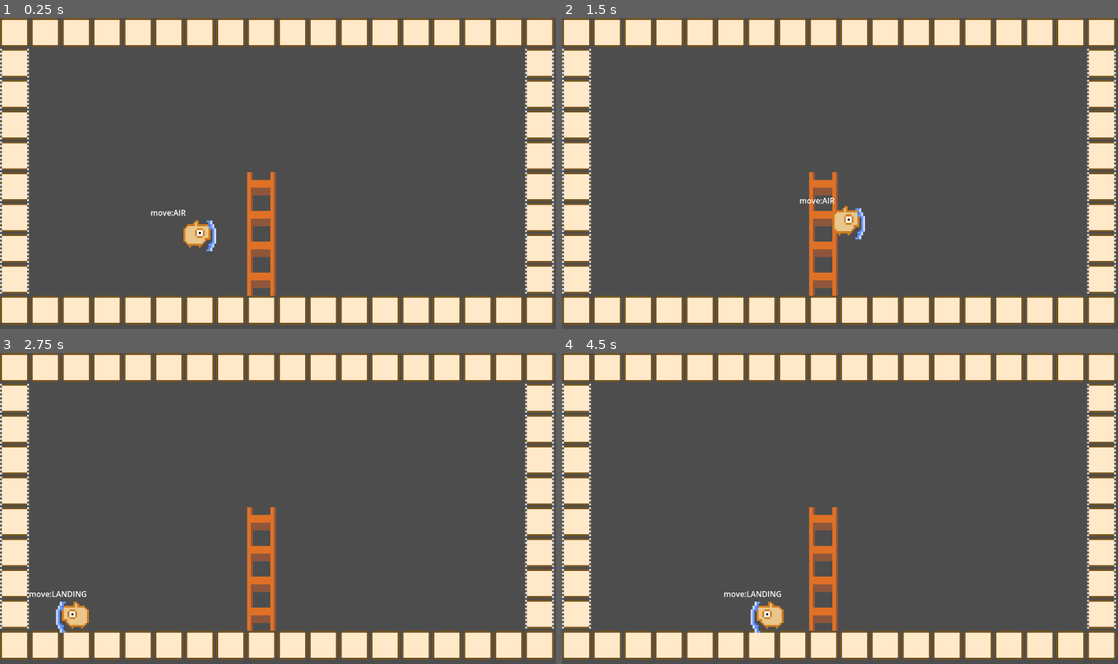
Above: before the commit, frames 1-4 (two rows, left to right).
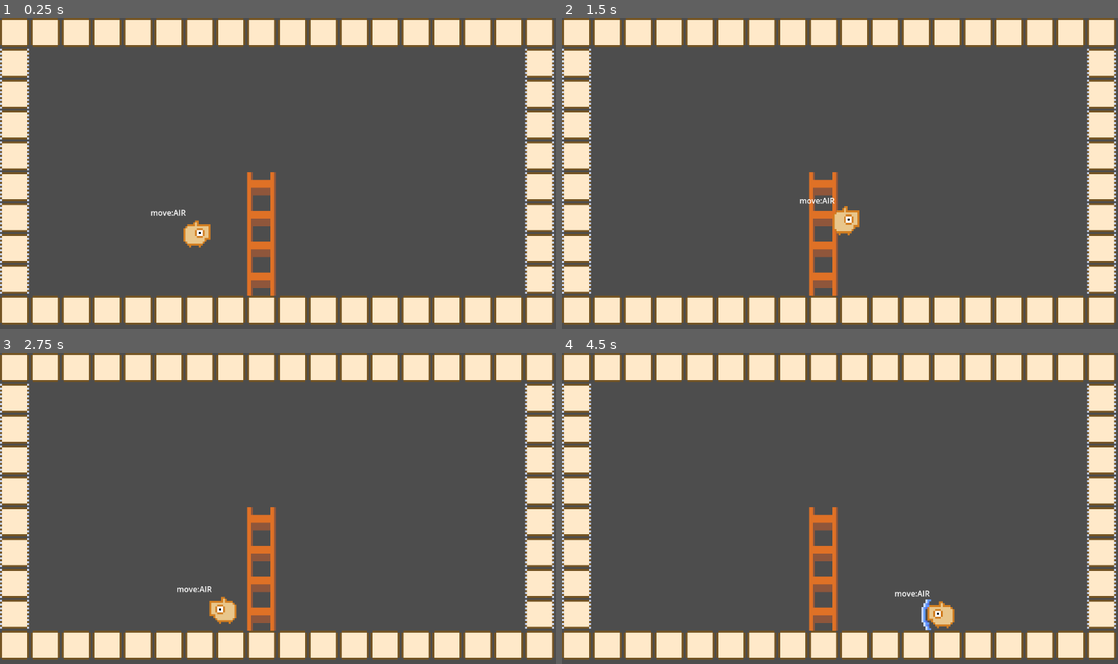
Above: after the commit, the same moments.

Repository: syun77/gd_inovania
Game: Godot game, scene res://Main.tscn
Same seed, same stepped clock (60 frames per second), same inputs: the game is played once before the commit and once after it.
Inputs (mouse positions are in pixels of both pictures, inside the frame that each line leads up to):
- Up to frame 1 (0.25 s): no input
- Up to frame 2 (1.5 s): move the mouse to (962, 157) at 0.52 s; hold Right (ui_right) from 0.53 s (still down); tap Up (ui_up) at 0.6, 0.77, 1.07 s; move the mouse to (728, 189) at 1.27 s; tap Space (action) at 1.35 s
- Up to frame 3 (2.75 s): tap Up (ui_up) at 1.52, 1.55, 1.82, 2.3 s; move the mouse to (333, 440) at 2.02 s; release Right (ui_right) at 2.03 s; hold Left (ui_left) from 2.03 s (still down); tap Shift (special) at 2.1 s
- Up to frame 4 (4.5 s): move the mouse to (812, 570) at 2.77 s; release Left (ui_left) at 2.78 s; hold Right (ui_right) 2.78-4.28 s; tap Up (ui_up) at 2.85, 3.02, 3.32, 3.77, 3.8, 4.07 s; move the mouse to (1006, 555) at 3.52 s; hold Space (action) 3.53-4.28 s; move the mouse to (673, 461) at 4.27 s; hold Left (ui_left) from 4.28 s (still down); tap Shift (special) at 4.35 s

The runs differ from the first frame. In frame 1, less than 0.1% of the frame differs, in the area x 37-39%, y 64-75%; in frame 2, less than 0.1%; in frame 3, 0.9%; in frame 4, 1.0%, in the area x 29-71%, y 76-90%.

Commit message:
ダッシュを実装

Diff:
--- a/gd_inovania/project.godot
+++ b/gd_inovania/project.godot
@@ -23,7 +23,6 @@
 [display]
 
 window/stretch/mode="viewport"
-window/dpi/allow_hidpi=false
 
 [editor]
 
--- a/gd_inovania/src/player/Player.gd
+++ b/gd_inovania/src/player/Player.gd
@@ -14,7 +14,7 @@
 const JUMP_SCALE_VAL_JUMP := 0.2
 const JUMP_SCALE_VAL_LANDING := 0.25
 ## ダッシュタイマー.
-const DASH_TIME = 0.1
+const DASH_TIME = 0.15
 
 ## 状態.
 enum eState {
@@ -93,6 +93,8 @@
 var _ladder_count = 0
 ## ダッシュタイマー.
 var _timer_dash = 0.0
+## ダッシュ方向.
+var _dash_direction := Vector2.ZERO
 
 # ---------------------------------
 # public functions.
@@ -372,8 +374,17 @@
 
 ## ダッシュ開始.
 func _start_dash() -> void:
-	velocity.y = 0
+	# ダッシュ回数を増やす.
+	_dash_cnt += 1
+	# ダッシュ方向を設定.
+	_dash_direction.x = Input.get_axis("ui_left", "ui_right")
+	_dash_direction.y = Input.get_axis("ui_up", "ui_down")
+	_dash_direction = _dash_direction.normalized()
+	if _dash_direction.length() == 0:
+		# 入力がない場合は現在向いている方向にダッシュする.
+		_dash_direction = Vector2(_direction, 0)
 	_timer_dash = DASH_TIME
+	position.y -= 1 # 1px浮かす.
 
 ## ダッシュ中かどうか.
 func _is_dash() -> bool:
@@ -410,9 +421,9 @@
 
 	if _is_dash():
 		# ダッシュ中.
-		## ひとまず1.5倍.
-		var DASH_ACC_RATIO = _config.ground_acc_ratio * 50
-		velocity.x = _direction * MOVE_SPEED * DASH_ACC_RATIO
+		## ひとまず30倍.
+		var DASH_ACC_RATIO = _config.ground_acc_ratio * 30
+		velocity = _dash_direction * MOVE_SPEED * DASH_ACC_RATIO
 		return
 
 	if _is_in_the_air():
@@ -454,11 +465,10 @@
 	_spr.flip_h = _is_right
 	_spr.frame = _get_anim()
 
-	_shield.visible = true
-	if _is_right:
-		_shield.scale.x = 1
-	else:
-		_shield.scale.x = -1
+	_shield.visible = false
+	if _is_dash():
+		_shield.visible = true
+		_shield.rotation = _dash_direction.angle()
 
 ## アニメーションフレーム番号を取得する.
 func _get_anim() -> int:
--- a/gd_inovania/src/player/Player.tscn
+++ b/gd_inovania/src/player/Player.tscn
@@ -34,15 +34,15 @@
 text = "DEBUG TEXT"
 
 [node name="Shield" type="Area2D" parent="."]
-visible = false
+position = Vector2(0, -32)
 collision_layer = 16
 collision_mask = 32
 script = ExtResource("3_4vfu0")
 
 [node name="Sprite" type="Sprite2D" parent="Shield"]
-position = Vector2(8, -28)
+position = Vector2(8, 0)
 texture = ExtResource("3_royls")
 
 [node name="CollisionShape2D" type="CollisionShape2D" parent="Shield"]
-position = Vector2(27, -28)
+position = Vector2(27, 0)
 shape = SubResource("RectangleShape2D_vw3cs")
